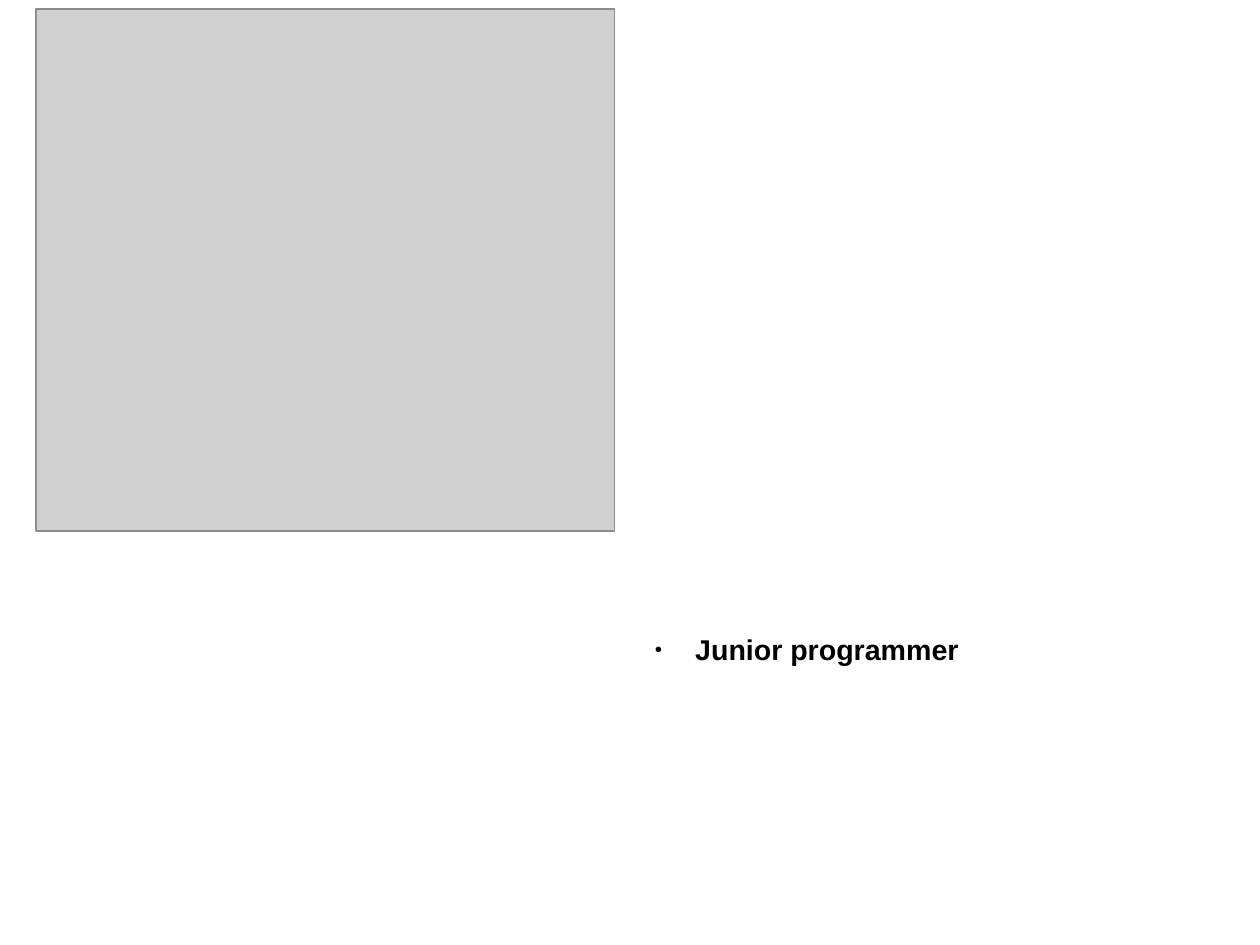
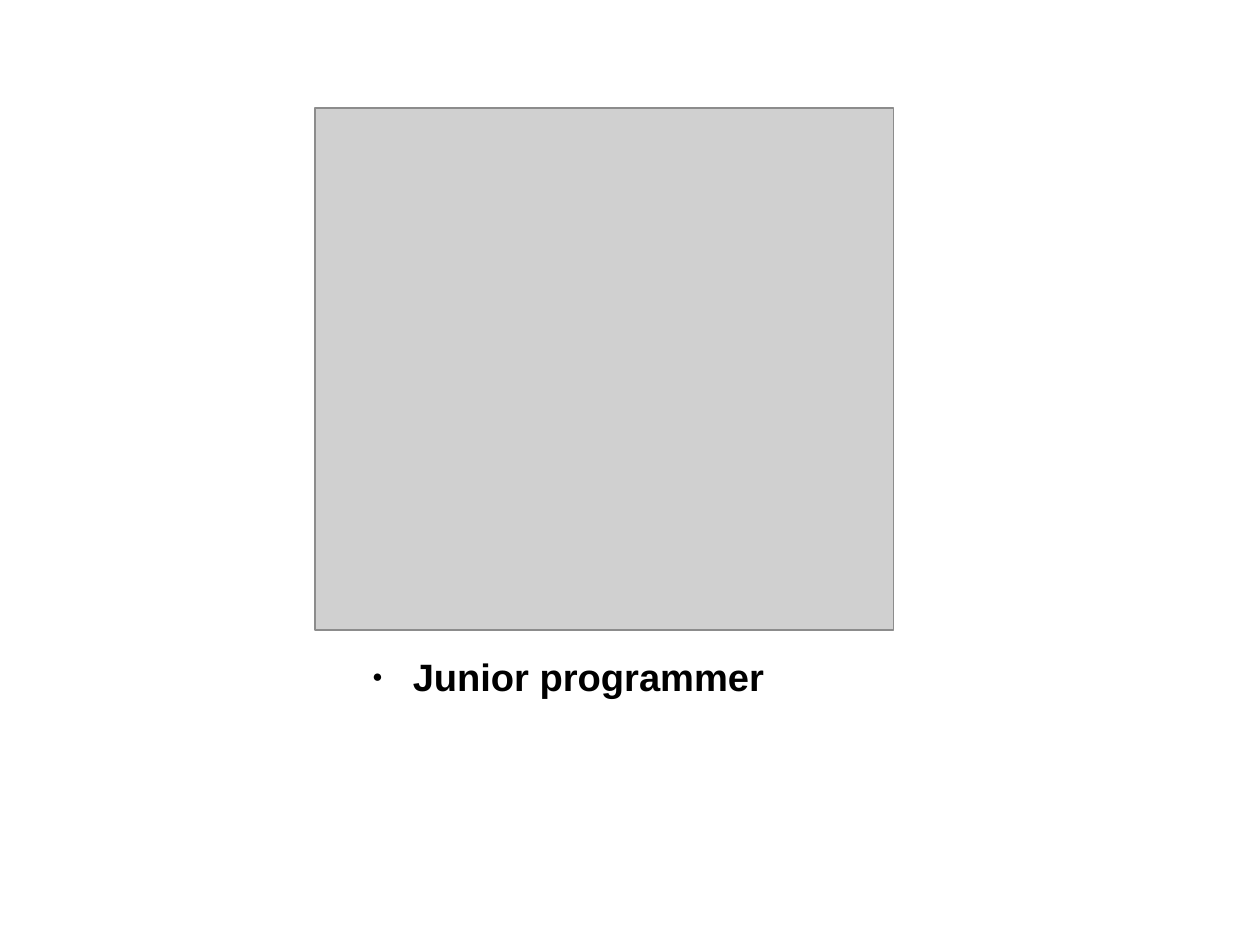
Before and after one commit to MenosGrandes/Article-LSystem, a slide deck: slide 8 of Prezentacja doktoranckie/Untitled 1.odp. Drawn at 1260x945 pixels with LibreOffice and Linux fonts; fonts in the diff are those of the drawing; grey boxes stand for pictures. Boxes give left, top, right and bottom in pixels: in the first picture for what was removed or moved away, otherwise in the second. Text is boxed around its words. In the diff, an @@ line names an element or a change of style, - is before the commit and + after.

```diff
--- a/Prezentacja doktoranckie/Untitled 1.odp
+++ b/Prezentacja doktoranckie/Untitled 1.odp
@@ picture: place and size @@
-picture at [35, 9, 614, 532]
+picture at [316, 107, 894, 630]
@@ text "Junior programmer": place and size @@
-text "Junior programmer" at [695, 639, 958, 666]
+text "Junior programmer" at [413, 663, 764, 699]
@@ text "Junior programmer" at [413, 663, 764, 699]: size 18 to 24 pt @@
```
Also in this commit, not shown: 2 other slides changed, 2 other files.
